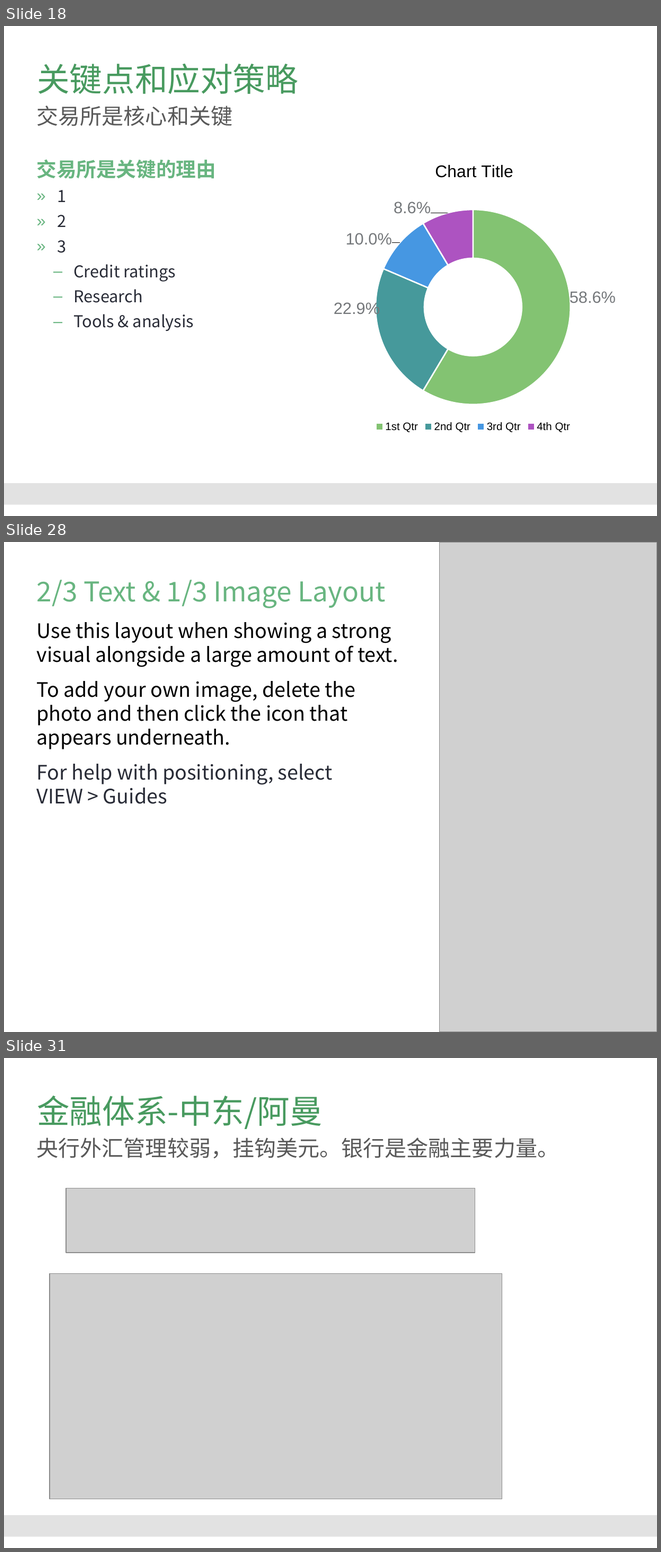
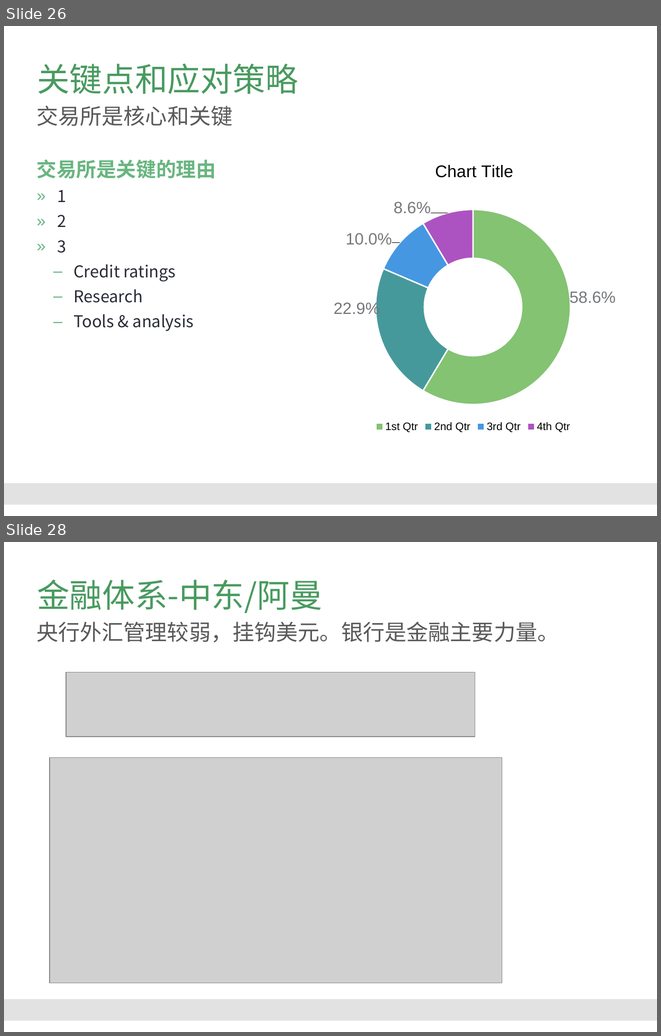
Before and after one commit to Catfeeds/DOC, a slide deck: A阿曼/proposal for Oman.pptx. Shown one above the other, each under a label of ours: slides 18, 28 and 31 before the commit, slides 26 and 28 after it; the slides between them are not shown. The pictures are 661x1552 and 661x1036 pixels, drawn with LibreOffice and Linux fonts; fonts in the diff are those of the drawing; grey boxes stand for pictures; background and template pictures are left out. Boxes give left, top, right and bottom in pixels: in the first picture for what was removed or moved away, otherwise in the second. Text is boxed around its words. In the diff, an @@ line names an element or a change of style, - is before the commit and + after.

```diff
--- a/A阿曼/proposal for Oman.pptx
+++ b/A阿曼/proposal for Oman.pptx
@@ slide 28 removed at [4,542,657,1032], background #FFFFFF @@
@@ picture removed at [440,542,657,1032] @@
@@ text removed at [37,580,398,804] @@
-2/3 Text & 1/3 Image Layout
-Use this layout when showing a strong visual alongside a large amount of text.
-To add your own image, delete the photo and then click the icon that appears underneath.
-For help with positioning, select
-VIEW > Guides
@@ what was slide 18 is now slide 26 @@
@@ what was slide 31 is now slide 28 @@
```
Also in this commit, not shown: 5 slides changed, 8 slides added, 10 other slides removed, 2 other files.
